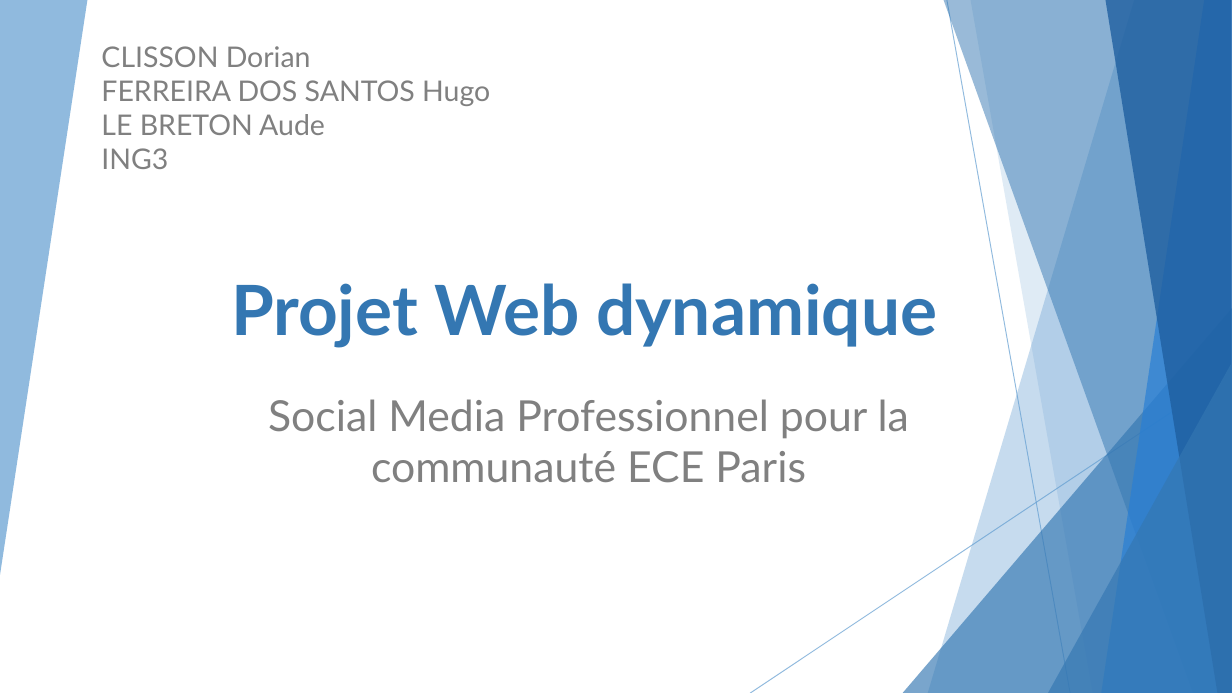
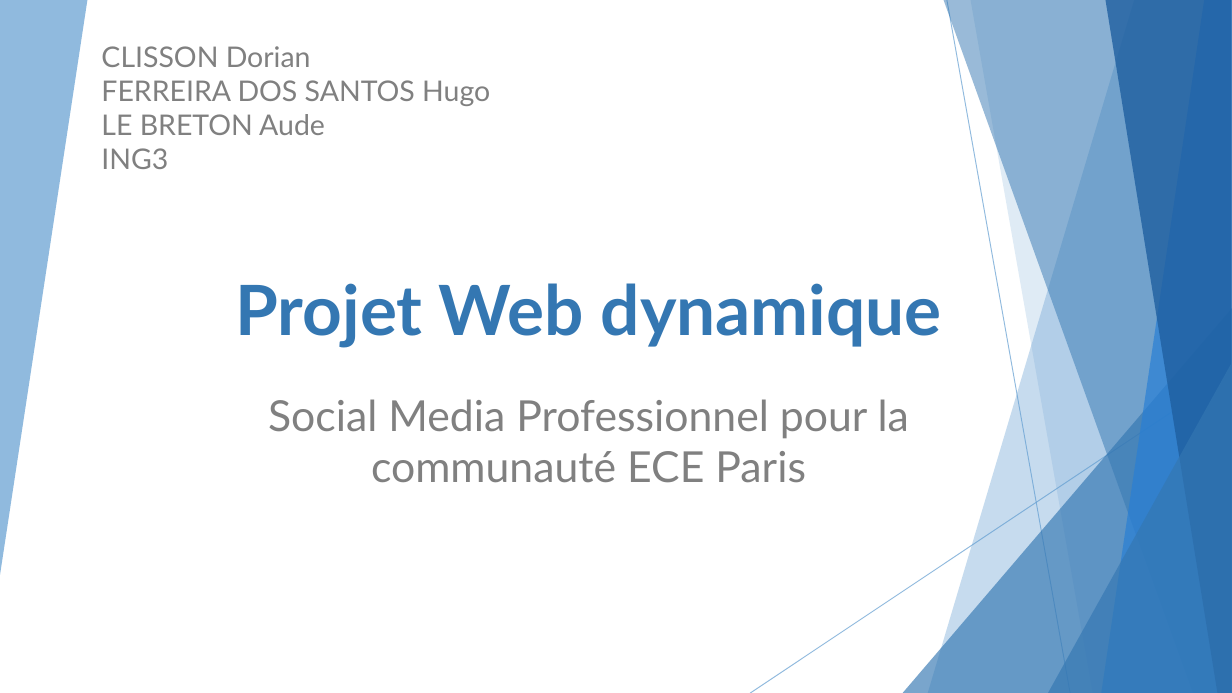
Before and after one commit to HugoFerreiraDosSantos/Projet-Piscine, a slide deck: slide 1 of Oral 05-05.pptx. Drawn at 1232x693 pixels with LibreOffice and Linux fonts; fonts in the diff are those of the drawing. Boxes give left, top, right and bottom in pixels: in the first picture for what was removed or moved away, otherwise in the second. Text is boxed around its words. In the diff, an @@ line names an element or a change of style, - is before the commit and + after.

```diff
--- a/Oral 05-05.pptx
+++ b/Oral 05-05.pptx
@@ title "Projet Web dynamique": place and size @@
-title "Projet Web dynamique" at (231, 283, 937, 348)
+title "Projet Web dynamique" at (236, 283, 942, 348)
```
Also in this commit, not shown: 6 other slides changed, 1 other file.
